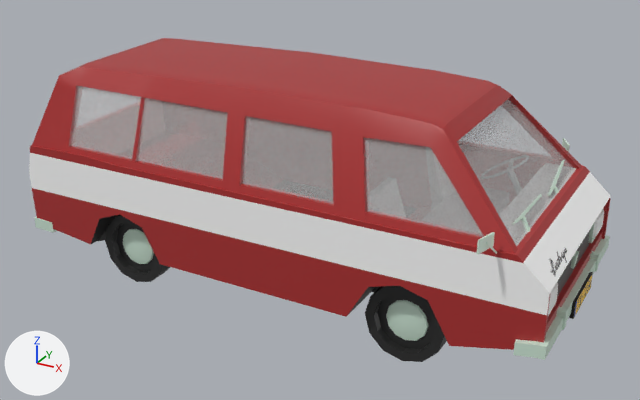
Renders of the OBJ model data/models/van.obj from each side of a commit.
One viewpoint serves both versions: a camera (50 mm lens) standing at (9.55, -12.14, 8.46) and looking at (2.89, -0.04, 2.41). Arrows for +X, +Y and +Z are at lower left; the lights stay in place. The first picture is the older version. Where no turn or scale is listed for an object, it has been applied to the vertices.

The first picture shows 'pCube13_glass_0', 'pCube15_glass_0', 'pCube16_metal_0', 'pCube1_Paint_main_0', 'pCube1_rubber_0', 'pCube2_Paint_main_0', 'pCylinder2_rubber_0', 'pCylinder3_metal_0', 'pCylinder4_metal_0', 'pCylinder5_rubber_0' and 11 more.
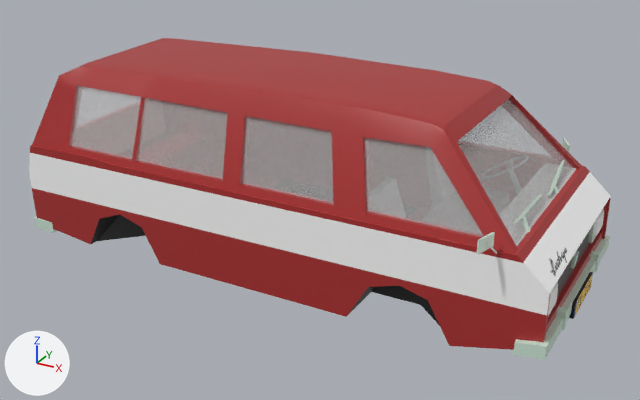
The change, as a diff of the scene's bpy script:
```diff
--- a/data/models/van.obj.py
+++ b/data/models/van.obj.py
@@ ob_pcylinder2_rubber_0 @@
-ob_pcylinder2_rubber_0 = bpy.data.objects.new('pCylinder2_rubber_0', me_pcylinder2_rubber_0)
-ob_pcylinder2_rubber_0.location = (0.0, 0.0, 0.0)
@@ ob_pcylinder3_metal_0 @@
-ob_pcylinder3_metal_0 = bpy.data.objects.new('pCylinder3_metal_0', me_pcylinder3_metal_0)
-ob_pcylinder3_metal_0.location = (0.0, 0.0, 0.0)
@@ ob_pcylinder4_metal_0 @@
-ob_pcylinder4_metal_0 = bpy.data.objects.new('pCylinder4_metal_0', me_pcylinder4_metal_0)
-ob_pcylinder4_metal_0.location = (0.0, 0.0, 0.0)
@@ ob_pcylinder5_rubber_0 @@
-ob_pcylinder5_rubber_0 = bpy.data.objects.new('pCylinder5_rubber_0', me_pcylinder5_rubber_0)
-ob_pcylinder5_rubber_0.location = (0.0, 0.0, 0.0)
```

Pixel boxes [x1, y1, x2, y2] of what changed, in the pictures (640 x 400 px):
'pCylinder5_rubber_0', deleted (black): before [365, 286, 447, 362]
'pCylinder2_rubber_0', deleted (black): before [105, 215, 170, 282]
'pCylinder4_metal_0', deleted (pale green): before [386, 300, 428, 341]
'pCylinder3_metal_0', deleted (pale green): before [123, 229, 154, 264]
